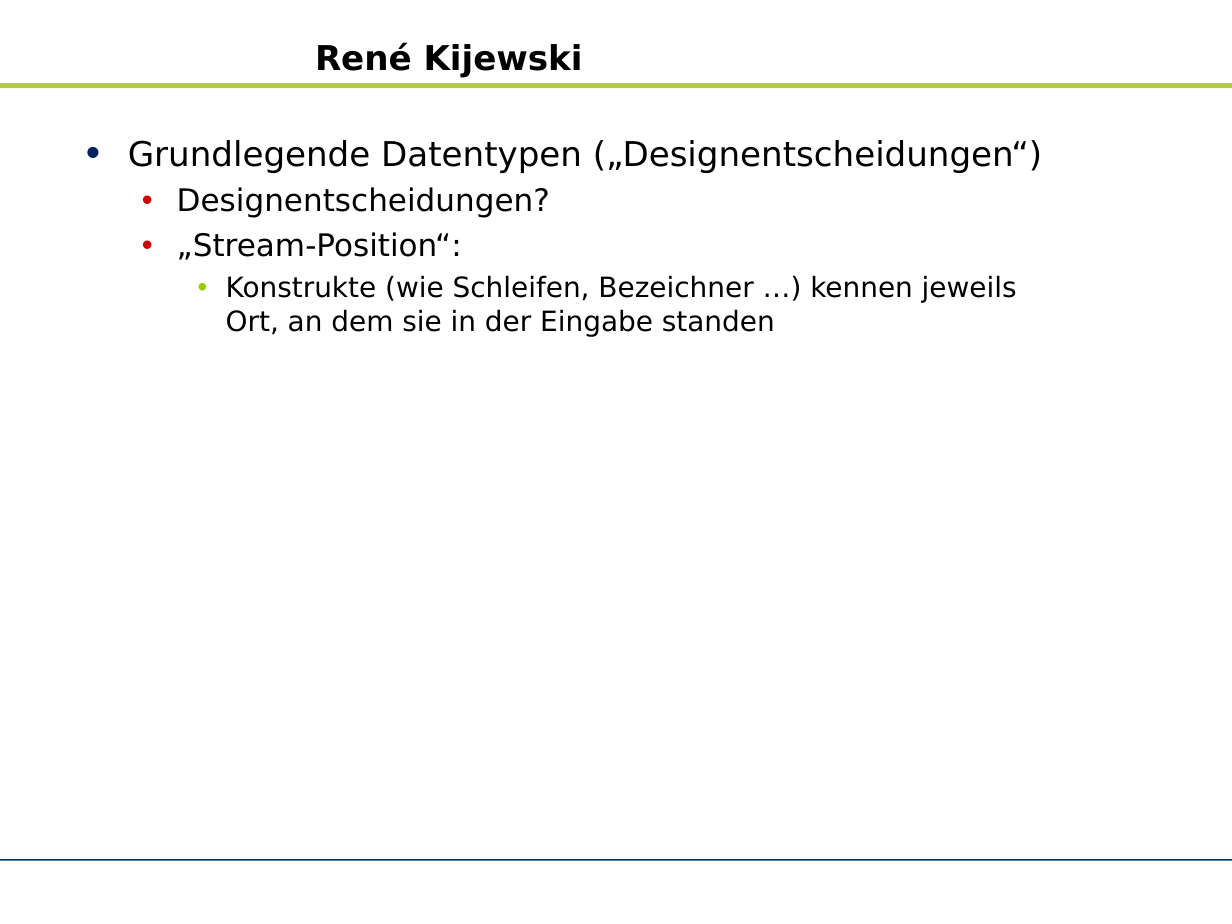
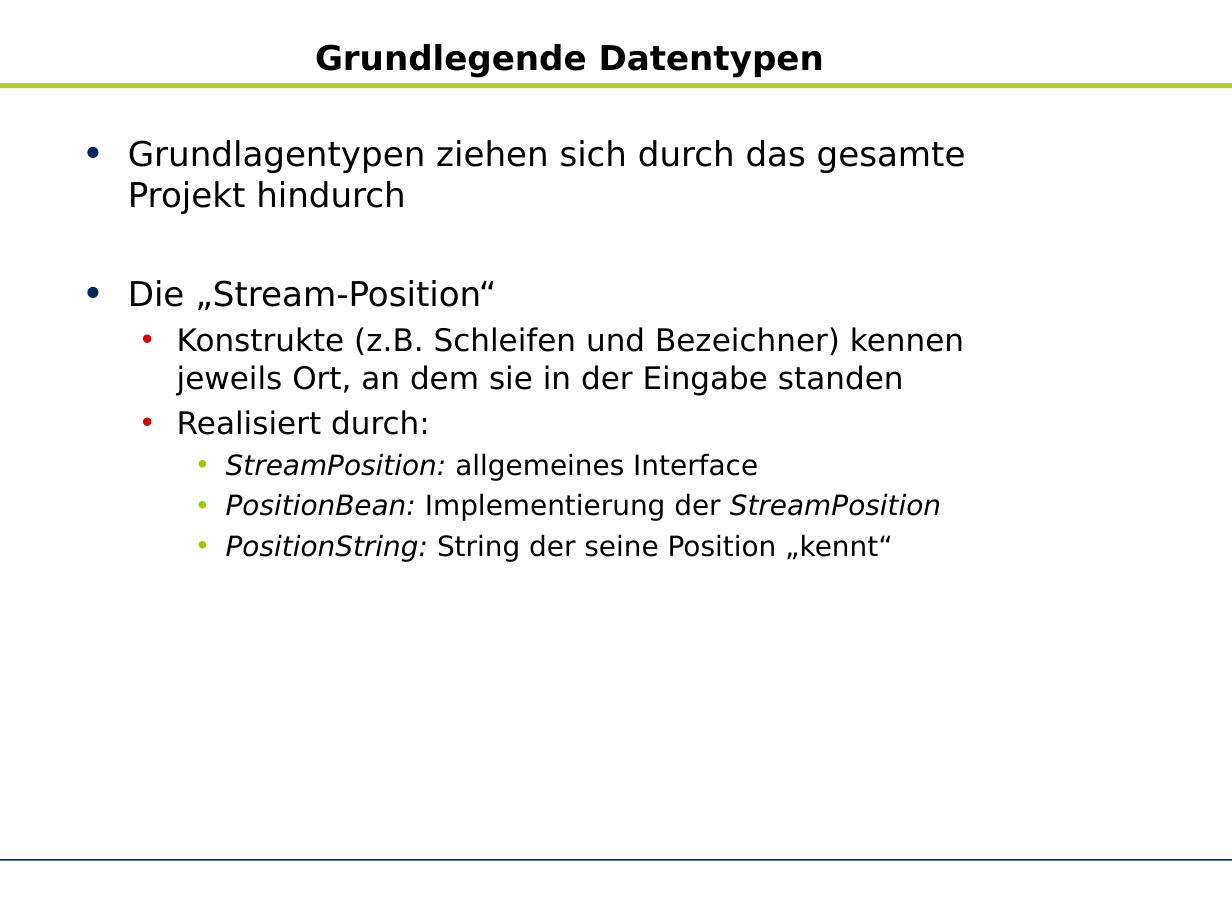
Before and after one commit to zhongxinhua/sose10-swp-uebersetzerbau, a slide deck: slide 7 of trunk/dokumentation/rk-kundenpraesentation/rk-kundenpraesentation.odp (slide 9 before the commit). Drawn at 1232x924 pixels with LibreOffice and Linux fonts; fonts in the diff are those of the drawing; background and template pictures are left out. Boxes give left, top, right and bottom in pixels: in the first picture for what was removed or moved away, otherwise in the second. Text is boxed around its words. In the diff, an @@ line names an element or a change of style, - is before the commit and + after.

```diff
--- a/trunk/dokumentation/rk-kundenpraesentation/rk-kundenpraesentation.odp
+++ b/trunk/dokumentation/rk-kundenpraesentation/rk-kundenpraesentation.odp
@@ title at [315,44,824,77]: text changed @@
-René Kijewski
+Grundlegende Datentypen
@@ text at [128,140,966,561]: text changed @@
-• Grundlegende Datentypen („Designentscheidungen“)
-  • Designentscheidungen?
-  • „Stream-Position“:
-    • Konstrukte (wie Schleifen, Bezeichner …) kennen jeweils Ort, an dem sie in der Eingabe standen
+• Grundlagentypen ziehen sich durch das gesamte Projekt hindurch
+• Die „Stream-Position“
+  • Konstrukte (z.B. Schleifen und Bezeichner) kennen jeweils Ort, an dem sie in der Eingabe standen
+  • Realisiert durch:
+    • StreamPosition: allgemeines Interface
+    • PositionBean: Implementierung der StreamPosition
+    • PositionString: String der seine Position „kennt“
```
Also in this commit, not shown: 20 other slides changed, 9 slides added, 6 slides removed, 1 other file.
